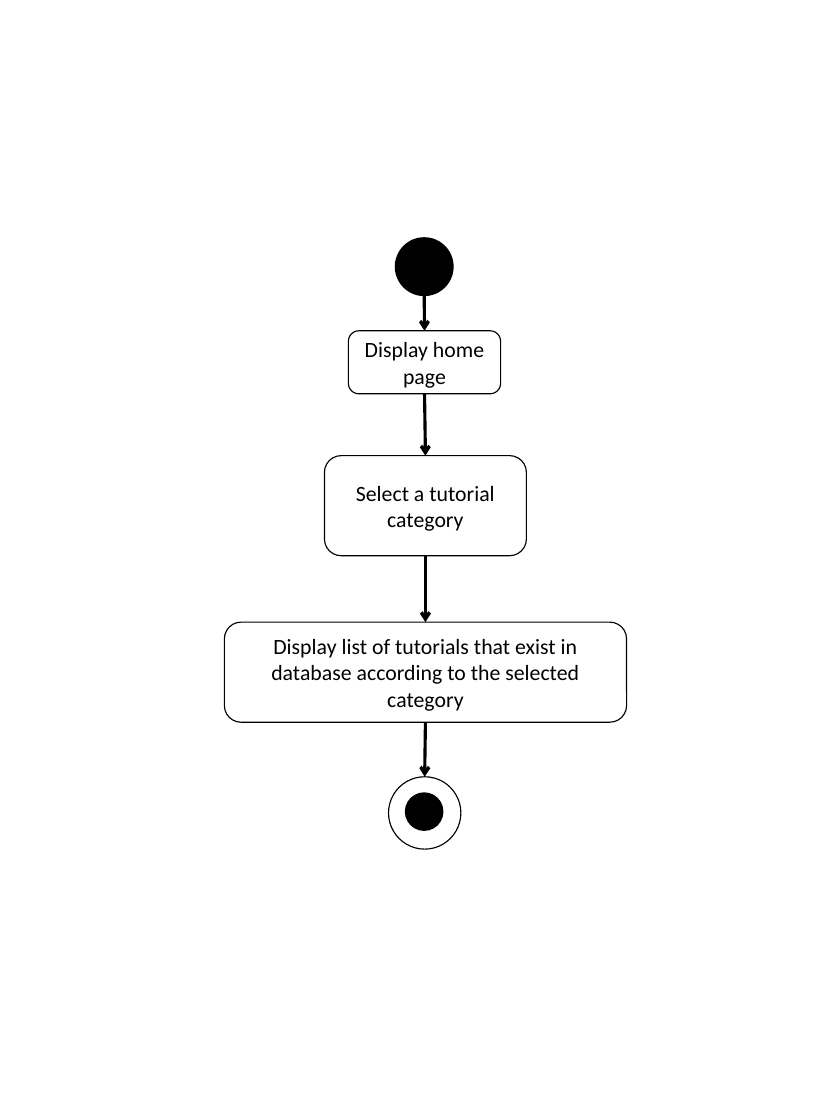
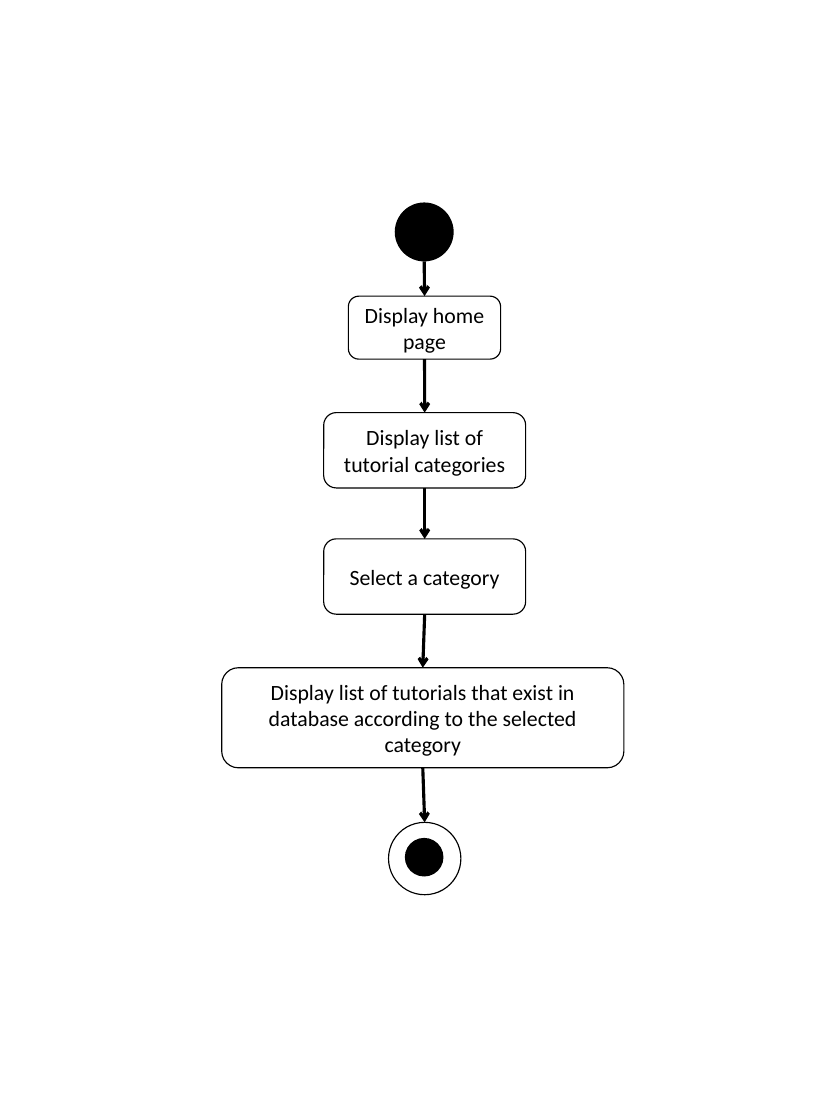
Before and after one commit to asciidaitoon/HanDIYcraft, a slide deck: slide 11 of SRS/AD web.pptx. Drawn at 840x1120 pixels with LibreOffice and Linux fonts; fonts in the diff are those of the drawing. Boxes give left, top, right and bottom in pixels: in the first picture for what was removed or moved away, otherwise in the second. Text is boxed around its words. In the diff, an @@ line names an element or a change of style, - is before the commit and + after.

```diff
--- a/SRS/AD web.pptx
+++ b/SRS/AD web.pptx
@@ 1 rounded rectangle, 1 arrow, 1 ellipse: place and size @@
-1 rounded rectangle, 1 arrow, 1 ellipse at (348,237,501,393)
+1 rounded rectangle, 1 arrow, 1 ellipse at (348,203,501,358)
@@ arrow moved from (424, 394) - (426, 456) to (424, 360) - (424, 412) @@
@@ rounded rectangle added at (324,412,525,487), fill #FFFFFF, outline #000000 0.75 pt, 14 pt, text #000000 @@
+Display list of tutorial categories
@@ arrow added from (424, 488) to (424, 539), #000000 2 pt @@
@@ rounded rectangle "Select a category": place and size @@
-rounded rectangle "Select a category" at (325,456,526,556)
+rounded rectangle "Select a category" at (324,539,525,614)
@@ text in rounded rectangle at (350,570,499,589): text changed @@
-Select a tutorial category
+Select a category
@@ arrow moved from (426, 556) - (426, 623) to (424, 614) - (422, 668) @@
@@ 2 ellipses, 1 rounded rectangle, 1 arrow: place and size @@
-2 ellipses, 1 rounded rectangle, 1 arrow at (224,623,626,850)
+2 ellipses, 1 rounded rectangle, 1 arrow at (222,668,624,895)
```
Also in this commit, not shown: 2 slides added, 6 other files.
